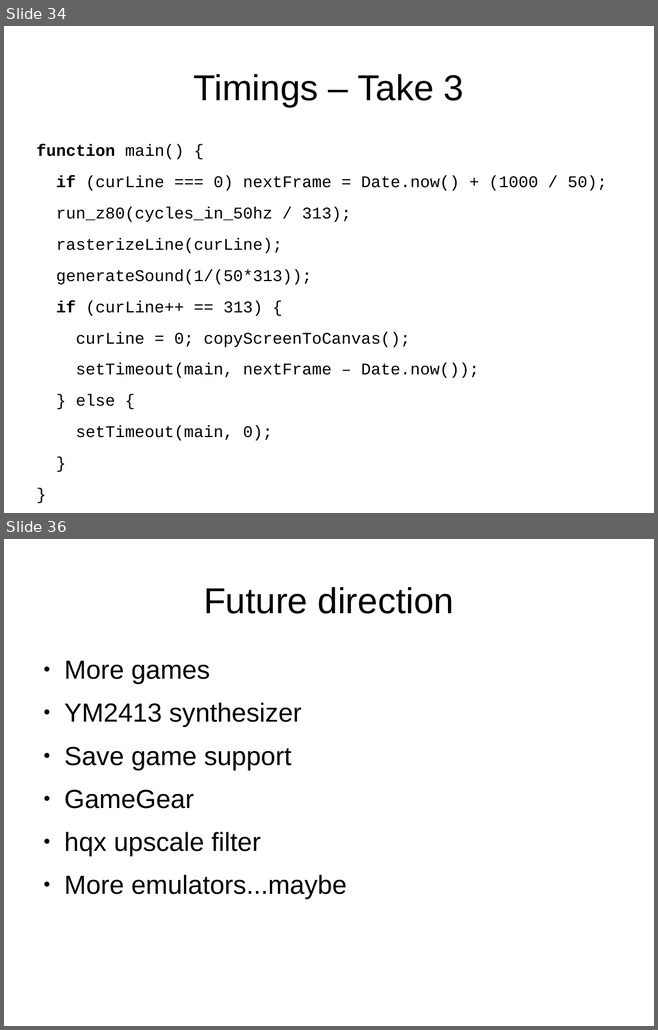
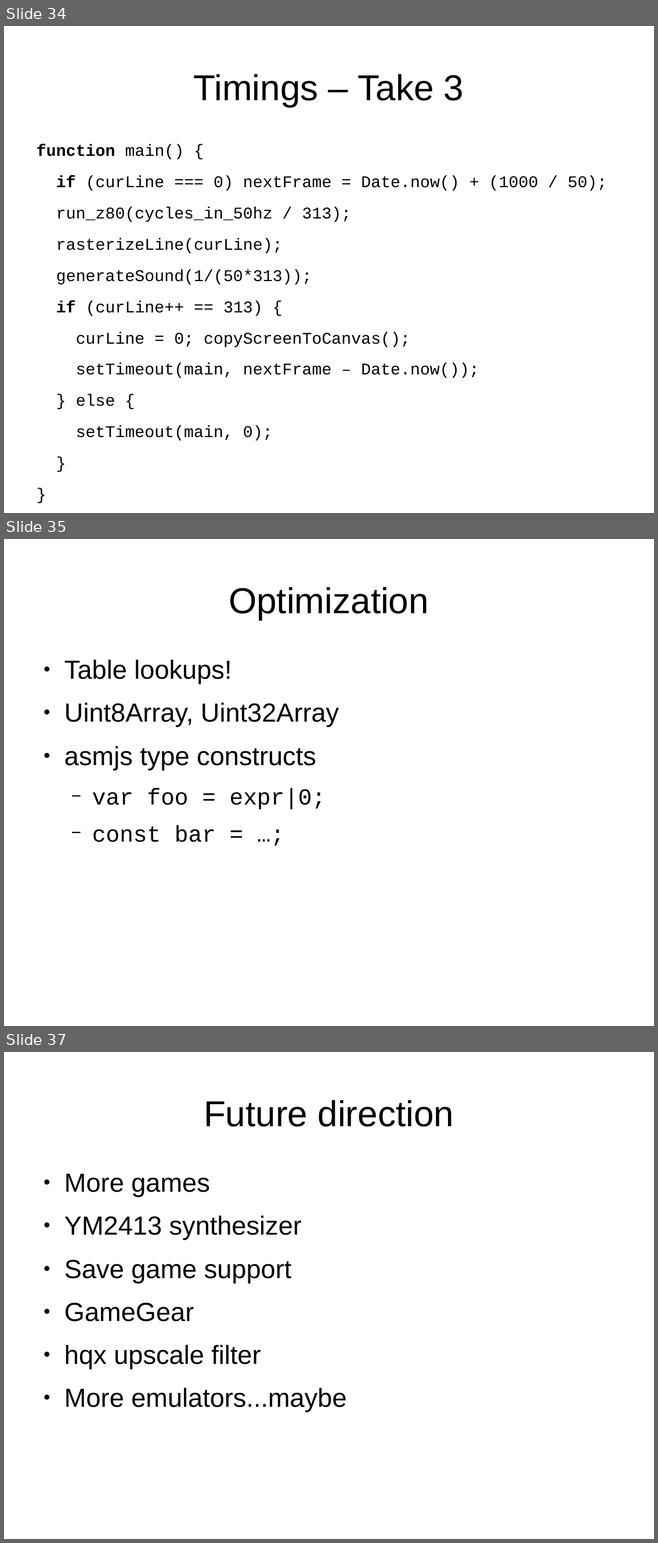
Before and after one commit to mattgodbolt/miracle-sms-emulator, a slide deck: emulating.odp. Shown one above the other, each under a label of ours: slides 34 and 36 before the commit, slides 34, 35 and 37 after it; the slides between them are not shown. The pictures are 658x1030 and 658x1543 pixels, drawn with LibreOffice and Linux fonts; fonts in the diff are those of the drawing; background and template pictures are left out. Boxes give left, top, right and bottom in pixels: in the first picture for what was removed or moved away, otherwise in the second. Text is boxed around its words. In the diff, an @@ line names an element or a change of style, - is before the commit and + after.

```diff
--- a/emulating.odp
+++ b/emulating.odp
@@ slide 35 added at [4, 539, 654, 1026], background #FFFFFF @@
@@ title added at [228, 587, 429, 620], 44 pt, text #000000 @@
+Optimization
@@ text added at [64, 660, 339, 842], 32 pt, text #000000 @@
+● Table lookups!
+● Uint8Array, Uint32Array
+● asmjs type constructs
+  − var foo = expr|0;
+  − const bar = …;
@@ what was slide 36 is now slide 37 @@
```
Also in this commit, not shown: 3 slides changed, 1 other slide added, 1 slide removed.
